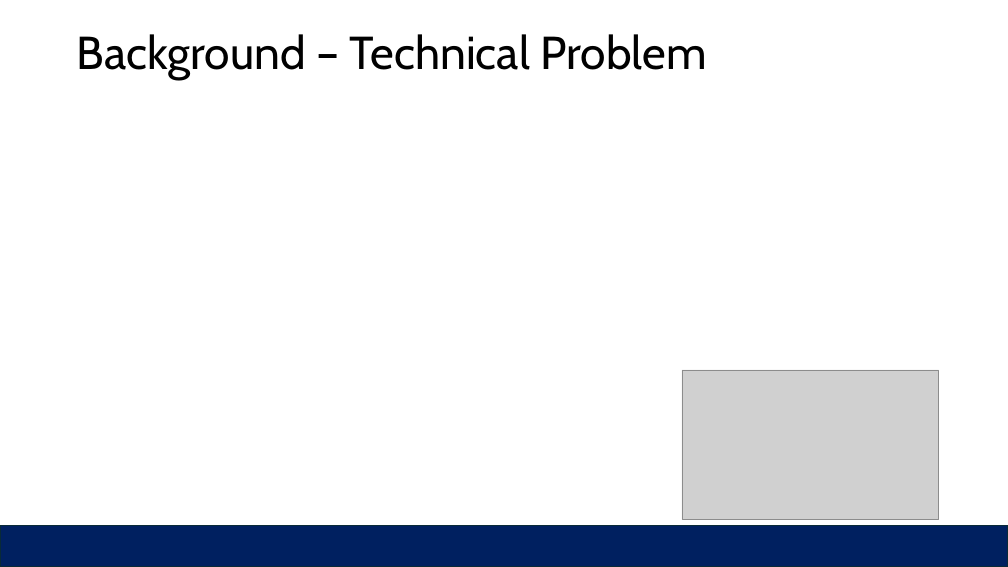
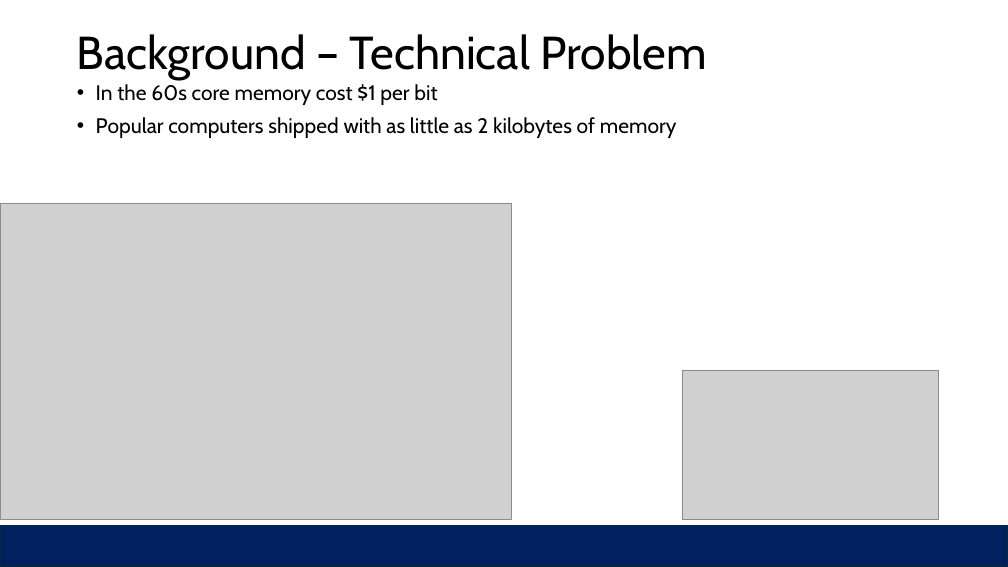
Before and after one commit to sheffy1926/Embedded_Lab_Reports, a slide deck: slide 3 of Y2K.pptx. Drawn at 1008x567 pixels with LibreOffice and Linux fonts; fonts in the diff are those of the drawing; grey boxes stand for pictures. Boxes give left, top, right and bottom in pixels: in the first picture for what was removed or moved away, otherwise in the second. Text is boxed around its words. In the diff, an @@ line names an element or a change of style, - is before the commit and + after.

```diff
--- a/Y2K.pptx
+++ b/Y2K.pptx
@@ text added at <box>96,84,677,138</box>, 20 pt, text #000000 @@
+• In the 60s core memory cost $1 per bit
+• Popular computers shipped with as little as 2 kilobytes of memory
@@ picture added at <box>0,203,511,520</box> @@
```
Also in this commit, not shown: 2 other slides changed, 1 slide removed.
